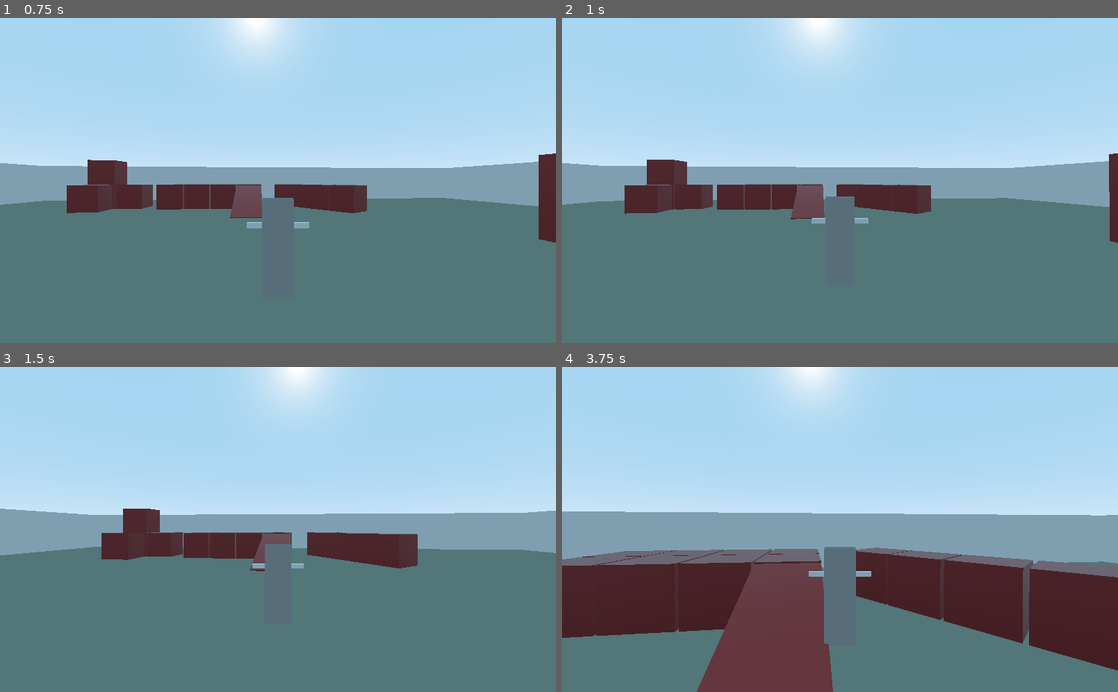
Above: before the commit, frames 1-4 (two rows, left to right).
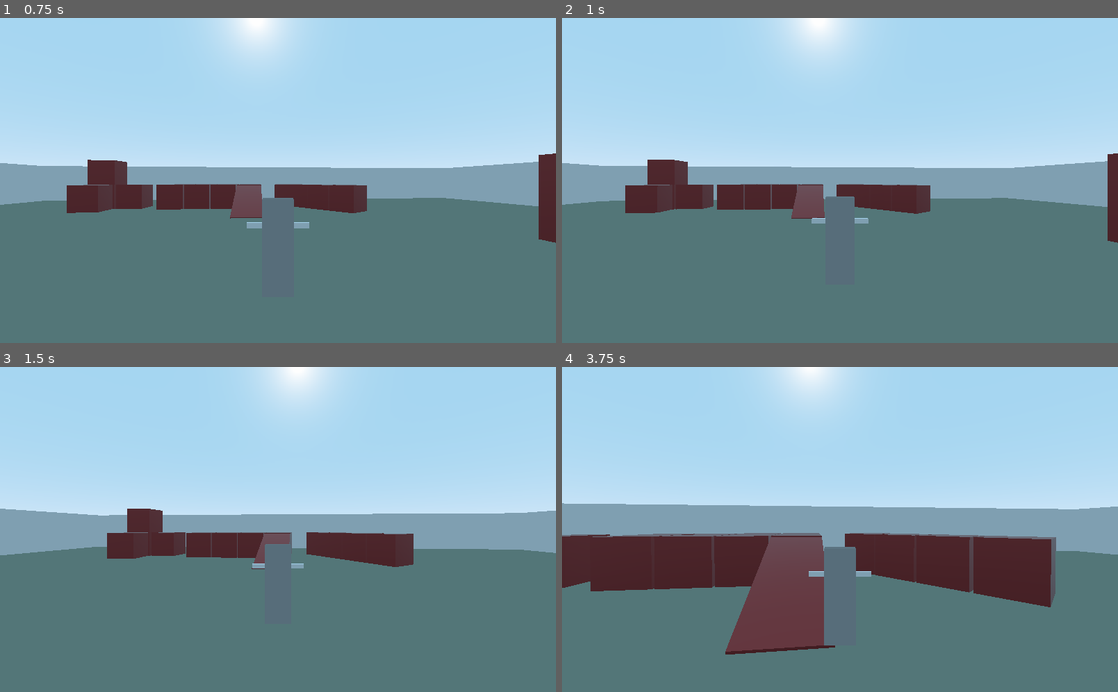
Above: after the commit, the same moments.

Repository: NIK0666/GodotThirdPersonController
Game: Godot game, scene res://TestLevel.tscn
Two runs of this game, one before a commit and one after it. Both use one fixed random seed, a clock stepped at 60 frames per second and the inputs below.
Inputs (mouse positions are in pixels of both pictures, inside the frame that each line leads up to):
- Up to frame 1 (0.75 s): tap Enter at 0.5 s; move the mouse to (305, 180) at 0.52 s; hold W (move_forward) from 0.53 s (still down); hold Mouse wheel up (camera_zoom_in) from 0.53 s (still down)
- Up to frame 2 (1 s): keep holding W (move_forward); keep holding Mouse wheel up (camera_zoom_in); tap Mouse wheel down (camera_zoom_out) at 0.8 s
- Up to frame 3 (1.5 s): keep holding W (move_forward); move the mouse to (250, 529) at 1.27 s; release Mouse wheel up (camera_zoom_in) at 1.28 s; tap Mouse wheel down (camera_zoom_out) at 1.35 s
- Up to frame 4 (3.75 s): keep holding W (move_forward); tap Mouse wheel up (camera_zoom_in) at 1.55, 3.05 s; move the mouse to (851, 523) at 2.02 s; hold Mouse wheel up (camera_zoom_in) 2.03-2.78 s; tap Mouse wheel down (camera_zoom_out) at 2.3, 2.85 s; move the mouse to (834, 536) at 2.77 s; move the mouse to (878, 532) at 3.52 s; hold Mouse wheel up (camera_zoom_in) from 3.53 s (still down)

Frame 1 is identical in both runs. In frame 2, 0.2% of the frame differs, in the area x 8-100%, y 41-70%; in frame 3, 0.6%; in frame 4, 25%, in the area x 0-100%, y 41-100%.

Commit message:
Separate script (create SpringArm script)

Diff:
--- a/Player.tscn
+++ b/Player.tscn
@@ -1,6 +1,7 @@
-[gd_scene load_steps=4 format=2]
+[gd_scene load_steps=5 format=2]
 
 [ext_resource path="res://Scripts/Player.gd" type="Script" id=1]
+[ext_resource path="res://Scripts/PlayerSpringArm.gd" type="Script" id=2]
 
 [sub_resource type="SpatialMaterial" id=1]
 metallic = 1.0
@@ -60,6 +61,7 @@
 transform = Transform( 1, 0, 0, 0, 1, 0, 0, 0, 1, 0, 2.15391, 0 )
 spring_length = 5.0
 margin = 0.3
+script = ExtResource( 2 )
 
 [node name="Camera" type="Camera" parent="SpringArm"]
 current = true
--- a/Scripts/Player.gd
+++ b/Scripts/Player.gd
@@ -1,38 +1,34 @@
 extends KinematicBody
 
-export var Sensitivity_X = 0.1
-export var Sensitivity_Y = 0.1
-export var Zoom_Step = 0.5
-export var Acceleration_Start = 10
-export var Acceleration_Stop = 25
-export var Max_Speed = 250
-export var Rotate_Model_Step = PI * 4
+export var Sensitivity_X: float = 0.1
+export var Sensitivity_Y: float = 0.1
+export var Zoom_Step: float = 0.5
+export var Acceleration_Start: float = 10
+export var Acceleration_Stop: float = 25
+export var Max_Speed: float = 200
+export var Rotate_Model_Step: float = PI * 2.0
 
-const MIN_ROT_Y = -89
-const MAX_ROT_Y = 45
-const ZOOM_MIN = 2
-const ZOOM_MAX = 10
 const GRAVITY = 9.8 * 4
 
-onready var rotate_node = $SpringArm
-onready var model_node = $CSG_Model
+onready var rotate_node: Spatial = $SpringArm
+onready var model_node: Spatial = $CSG_Model
 
-var mouse_relative = Vector2()
-var move_offset = Vector2()
-var move_forward = 0
-var move_right = 0
-var velocity = Vector3()
+var mouse_relative: Vector2 = Vector2()
+var move_offset: Vector2 = Vector2()
+var move_forward: float = 0
+var move_right: float = 0
+var velocity: Vector3 = Vector3()
 
 func _ready():
+	_setup_spring_arm()
 	Input.set_mouse_mode(Input.MOUSE_MODE_CAPTURED)
 
+func _setup_spring_arm():
+	rotate_node.zoom_step = Zoom_Step
+	rotate_node.sens_x = Sensitivity_X
+	rotate_node.sens_y = Sensitivity_Y
+
 func _input(event):
-	if event is InputEventMouseMotion:
-		mouse_relative += event.relative
-	elif event.is_action_pressed("camera_zoom_in"):
-		zoom_camera(1)
-	elif event.is_action_pressed("camera_zoom_out"):
-		zoom_camera(-1)
 
 	if event.is_action_pressed("move_forward"):
 		move_offset.x -= 1
@@ -53,36 +49,8 @@
 		move_offset.y += 1
 
 func _physics_process(delta):
-	if mouse_relative != Vector2.ZERO:
-		rotate_camera(Vector2(mouse_relative.y * delta * Sensitivity_X, mouse_relative.x * delta * Sensitivity_Y))
-		mouse_relative = Vector2()
-
 	if move_offset != Vector2.ZERO or move_forward != 0 or move_right != 0 or !is_on_floor():
 		move(delta)
-
-func rotate_camera(offset):
-	rotate_node.rotation.y -= offset.y
-
-	if rotate_node.rotation.y > PI:
-		rotate_node.rotation.y -= PI*2
-	elif rotate_node.rotation.y < -PI:
-		rotate_node.rotation.y += PI*2
-
-	if offset.x <= 0 and rotate_node.rotation_degrees.x >= MAX_ROT_Y:
-		return
-	if offset.x >= 0 and rotate_node.rotation_degrees.x <= MIN_ROT_Y:
-		return
-
-	rotate_node.rotation.x -= offset.x
-
-func zoom_camera(direction):
-
-	if direction > 0 and rotate_node.spring_length <= ZOOM_MIN:
-		rotate_node.spring_length = ZOOM_MIN
-	elif direction < 0 and rotate_node.spring_length >= ZOOM_MAX:
-		rotate_node.spring_length = ZOOM_MAX
-	else:
-		rotate_node.spring_length -= direction * Zoom_Step
 
 func move(delta):
 
@@ -109,9 +77,14 @@
 		elif move_right < 0:
 			move_right = min(move_right + Acceleration_Stop, 0)
 
-	var direction = Vector3()
+	var direction: Vector3 = Vector3()
 	direction.x = move_right * delta
 	direction.z = move_forward * delta
+
+	if move_forward != 0 and move_right != 0:
+		direction.x *= 0.71
+		direction.z *= 0.71
+
 	direction = direction.rotated(Vector3(0, 1, 0), rotate_node.rotation.y)
 
 	velocity.x = direction.x
--- /dev/null
+++ b/Scripts/PlayerSpringArm.gd
@@ -0,0 +1,49 @@
+extends SpringArm
+
+const ZOOM_MIN = 2
+const ZOOM_MAX = 10
+const MIN_ROT_Y = -89
+const MAX_ROT_Y = 45
+
+var mouse_relative: Vector2 = Vector2()
+var zoom_step: float
+var sens_x: float
+var sens_y: float
+
+
+func _input(event):
+	if event is InputEventMouseMotion:
+		mouse_relative += event.relative
+	elif event.is_action_pressed("camera_zoom_in"):
+		zoom_camera(1)
+	elif event.is_action_pressed("camera_zoom_out"):
+		zoom_camera(-1)
+
+func _physics_process(delta):
+	if mouse_relative != Vector2.ZERO:
+		rotate_camera(Vector2(mouse_relative.y * delta * sens_x, mouse_relative.x * delta * sens_y))
+		mouse_relative = Vector2()
+
+func zoom_camera(direction):
+
+	if direction > 0 and self.spring_length <= ZOOM_MIN:
+		self.spring_length = ZOOM_MIN
+	elif direction < 0 and self.spring_length >= ZOOM_MAX:
+		self.spring_length = ZOOM_MAX
+	else:
+		self.spring_length -= direction * zoom_step
+
+func rotate_camera(offset):
+	self.rotation.y -= offset.y
+
+	if self.rotation.y > PI:
+		self.rotation.y -= PI*2
+	elif self.rotation.y < -PI:
+		self.rotation.y += PI*2
+
+	if offset.x <= 0 and self.rotation_degrees.x >= MAX_ROT_Y:
+		return
+	if offset.x >= 0 and self.rotation_degrees.x <= MIN_ROT_Y:
+		return
+
+	self.rotation.x -= offset.x
